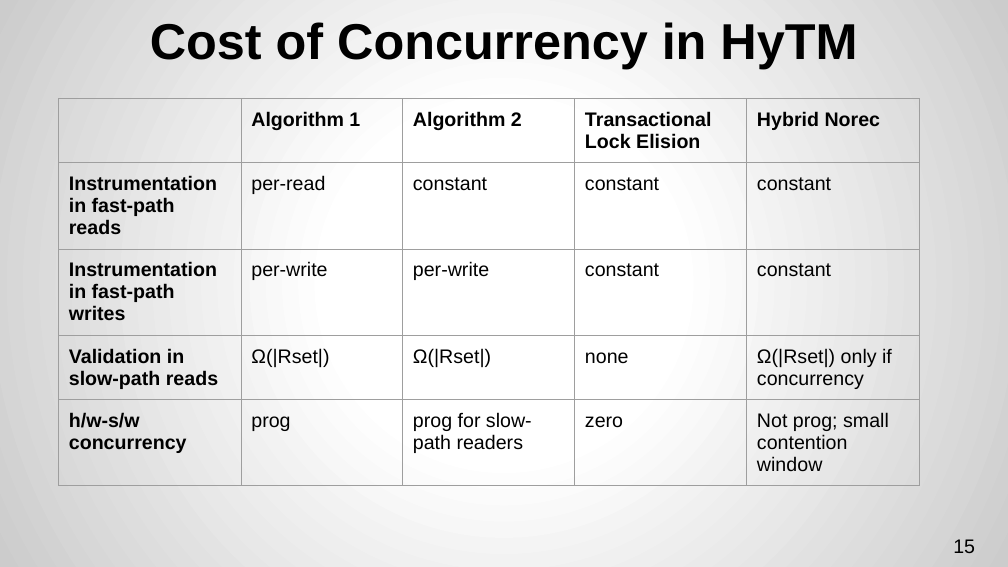
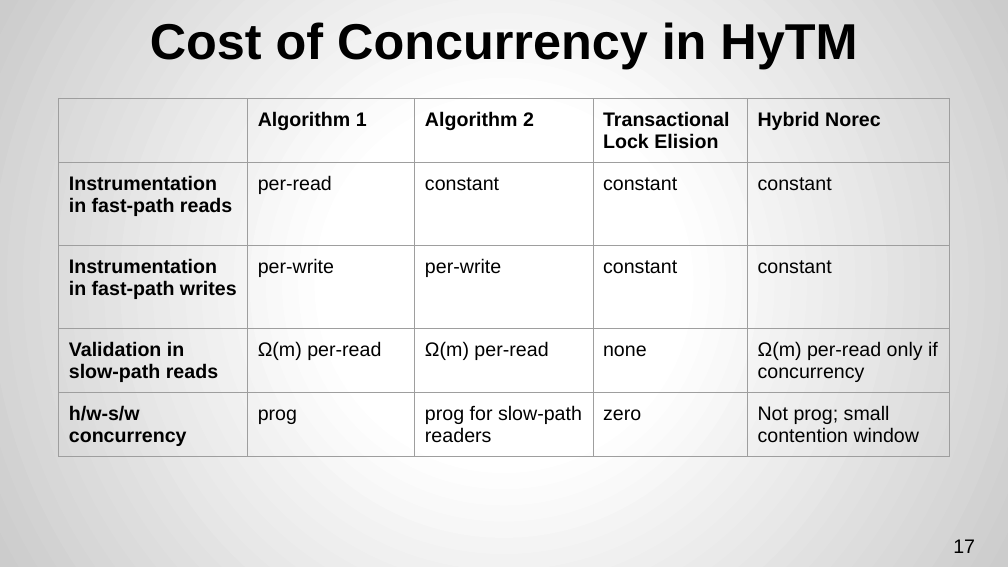
Before and after one commit to kryptos23/hytm, a slide deck: slide 17 of disc/talk/talk.v2.pptx (slide 15 before the commit). Drawn at 1008x567 pixels with LibreOffice and Linux fonts; fonts in the diff are those of the drawing. Boxes give left, top, right and bottom in pixels: in the first picture for what was removed or moved away, otherwise in the second. Text is boxed around its words. In the diff, an @@ line names an element or a change of style, - is before the commit and + after.

```diff
--- a/disc/talk/talk.v2.pptx
+++ b/disc/talk/talk.v2.pptx
@@ table at (58, 99, 949, 466) @@
-row 4: Validation in slow-path reads | Ω(|Rset|) | Ω(|Rset|) | none | Ω(|Rset|) only if concurrency
+row 4: Validation in slow-path reads | Ω(m) per-read | Ω(m) per-read | none | Ω(m) per-read only if concurrency
@@ table: place and size @@
-table at (58, 99, 919, 505)
+table at (58, 99, 949, 466)
@@ page number at (953, 539, 975, 553): text changed @@
-15
+17
```
Also in this commit, not shown: 4 other slides changed, 3 slides added, 2 slides removed.
